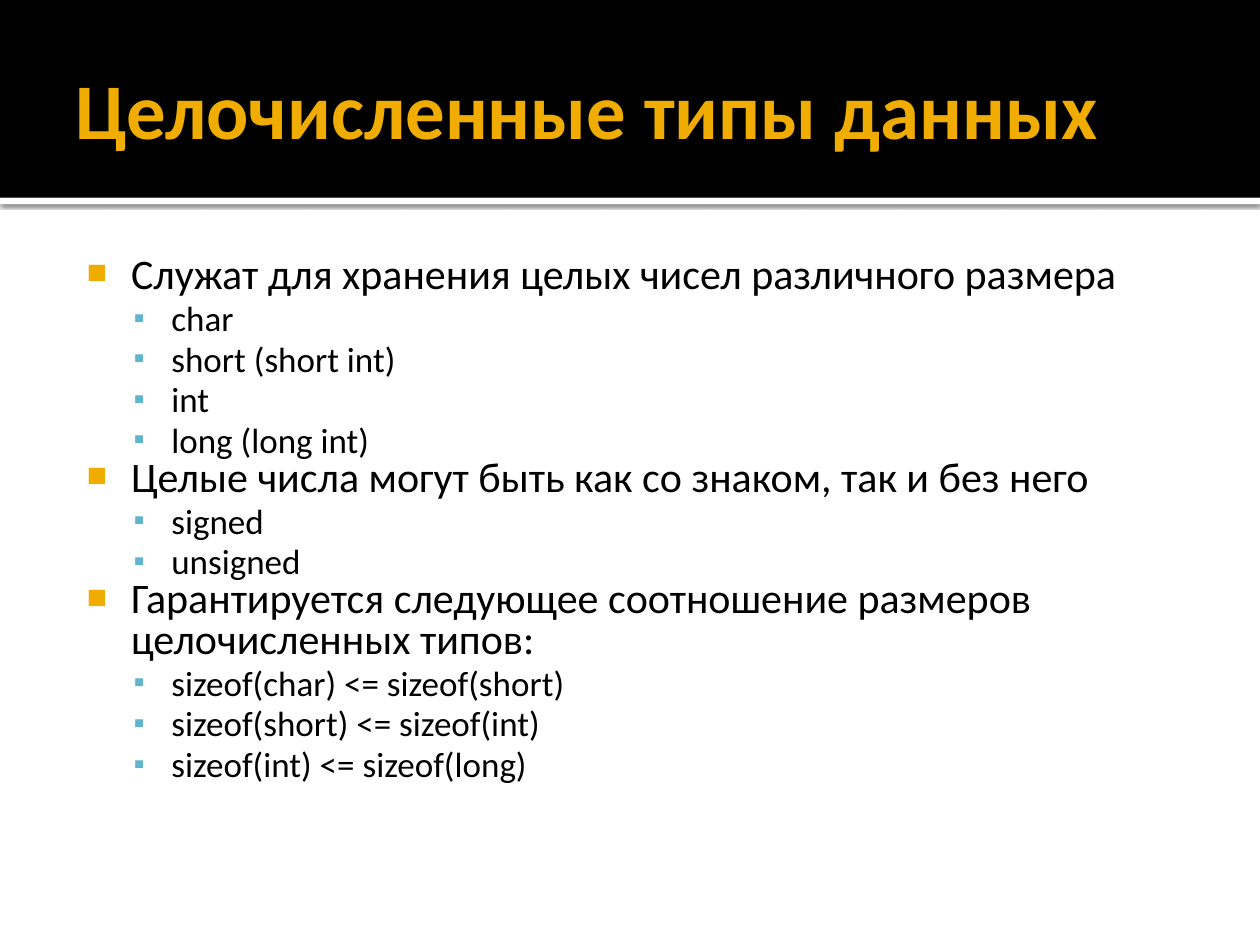
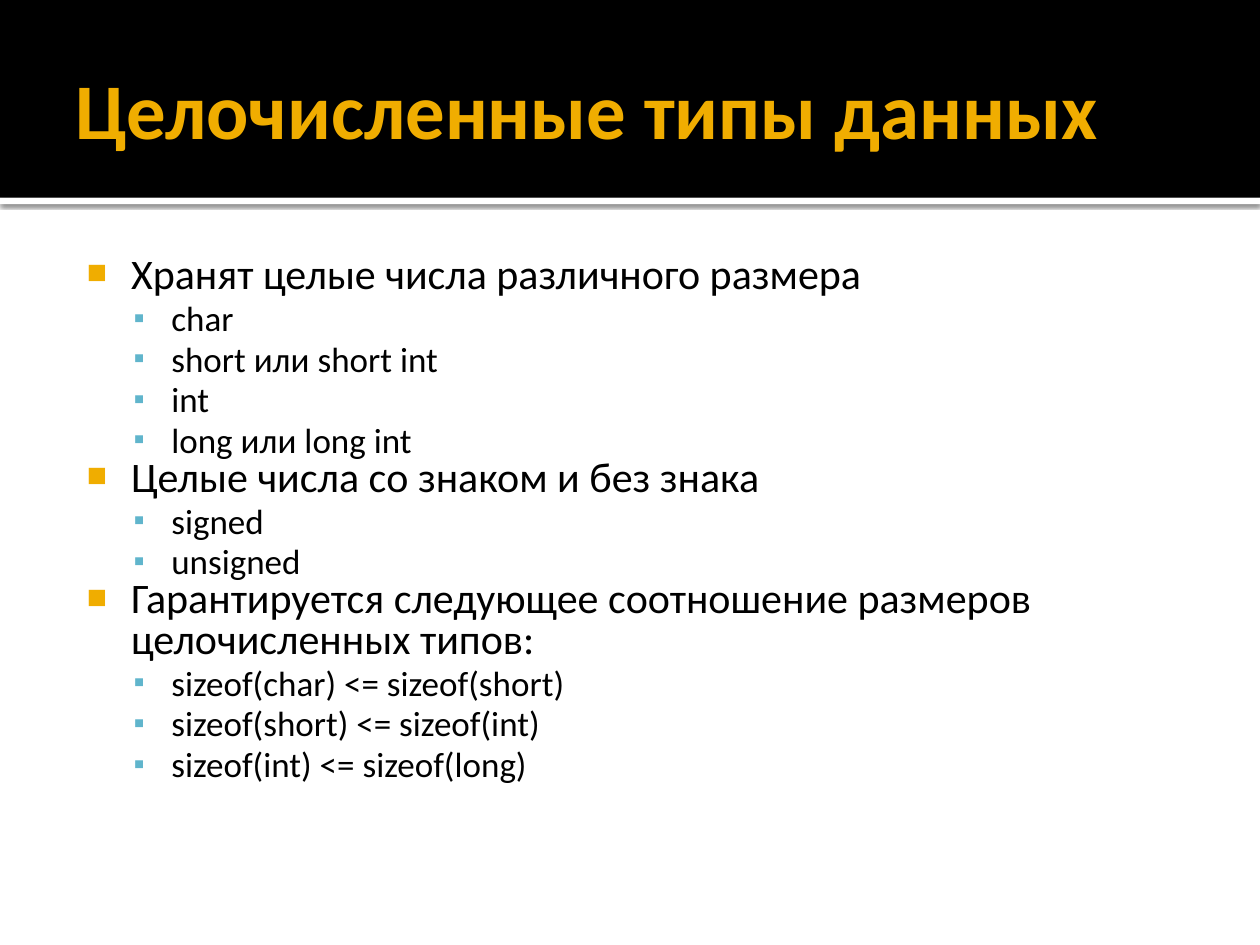
Before and after one commit to alexey-malov/oop, a slide deck: slide 25 of lectures/01/Синтаксис C++.pptx (slide 26 before the commit). Drawn at 1260x945 pixels with LibreOffice and Linux fonts; fonts in the diff are those of the drawing. Boxes give left, top, right and bottom in pixels: in the first picture for what was removed or moved away, otherwise in the second. Text is boxed around its words. In the diff, an @@ line names an element or a change of style, - is before the commit and + after.

```diff
--- a/lectures/01/Синтаксис C++.pptx
+++ b/lectures/01/Синтаксис C++.pptx
@@ text at [131, 262, 861, 296]: text changed @@
-■ Служат для хранения целых чисел различного размера
+■ Хранят целые числа различного размера
@@ text at [171, 347, 438, 373]: text changed @@
-  ▪ short (short int)
+  ▪ short или short int
@@ text at [131, 428, 759, 499]: text changed @@
-  ▪ long (long int)
-■ Целые числа могут быть как со знаком, так и без него
+  ▪ long или long int
+■ Целые числа со знаком и без знака
```
Also in this commit, not shown: 38 other slides changed, 2 slides added, 2 slides removed.
